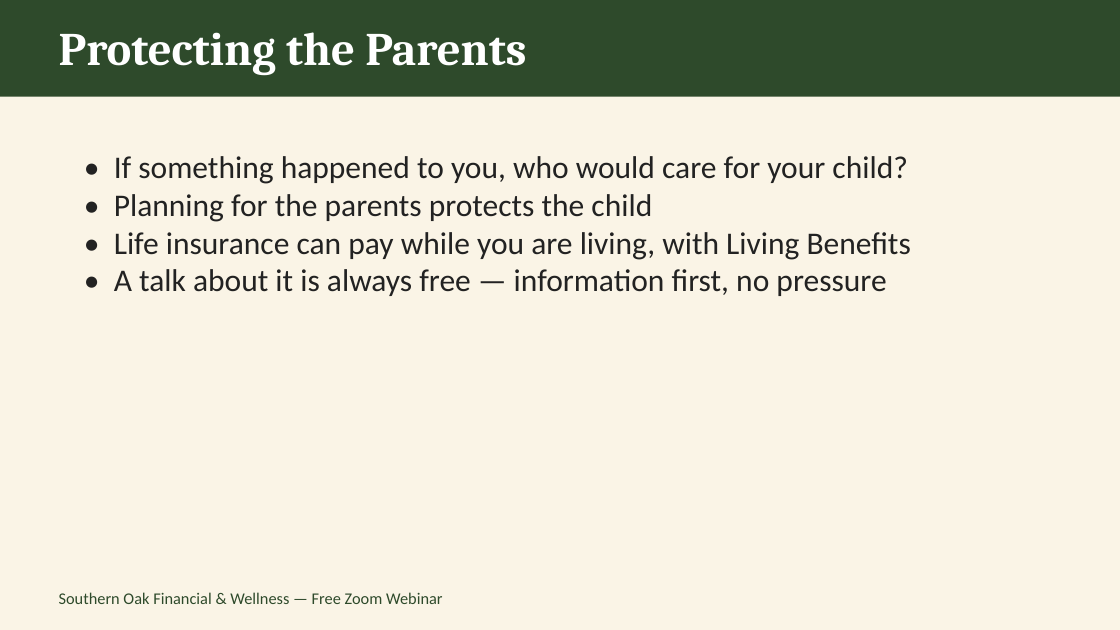
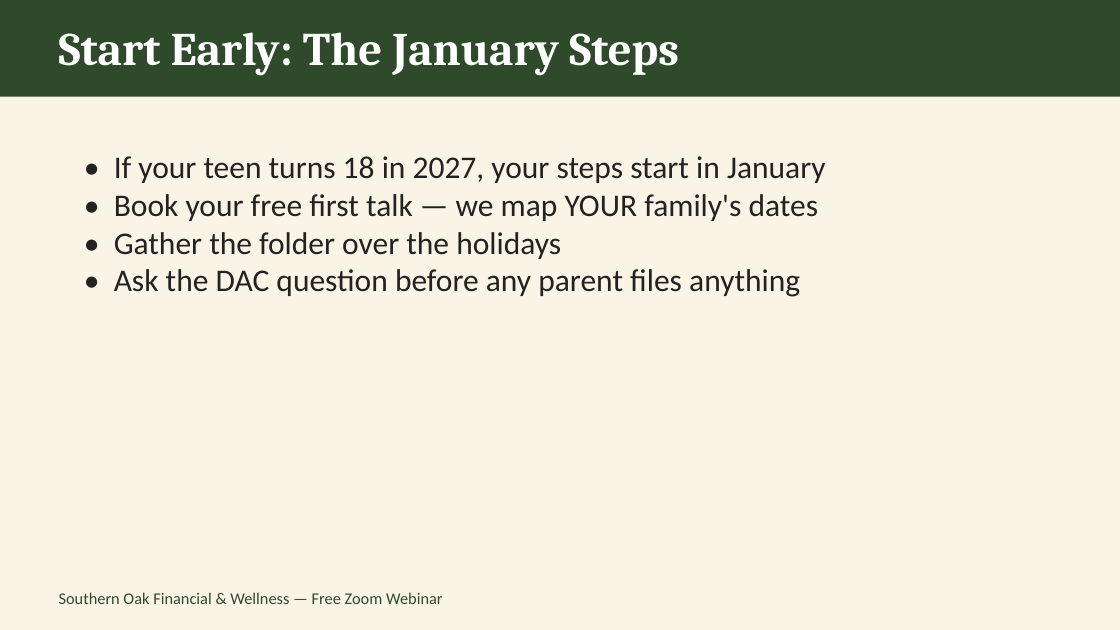
Before and after one commit to southernoakfw-ja/southernoakfw-ja.github.io, a slide deck: slide 10 of assets/Clear-Plan-Webinar-Dec11.pptx. Drawn at 1120x630 pixels with LibreOffice and Linux fonts; fonts in the diff are those of the drawing. Boxes give left, top, right and bottom in pixels: in the first picture for what was removed or moved away, otherwise in the second. Text is boxed around its words. In the diff, an @@ line names an element or a change of style, - is before the commit and + after.

```diff
--- a/assets/Clear-Plan-Webinar-Dec11.pptx
+++ b/assets/Clear-Plan-Webinar-Dec11.pptx
@@ text at (59,32,679,76): text changed @@
-Protecting the Parents
+Start Early: The January Steps
@@ text at (114,156,826,297): text changed @@
-• If something happened to you, who would care for your child?
-• Planning for the parents protects the child
-• Life insurance can pay while you are living, with Living Benefits
-• A talk about it is always free — information first, no pressure
+• If your teen turns 18 in 2027, your steps start in January
+• Book your free first talk — we map YOUR family's dates
+• Gather the folder over the holidays
+• Ask the DAC question before any parent files anything
```
Also in this commit, not shown: 8 other slides changed, 2 slides added, 2 slides removed, 7 other files.
